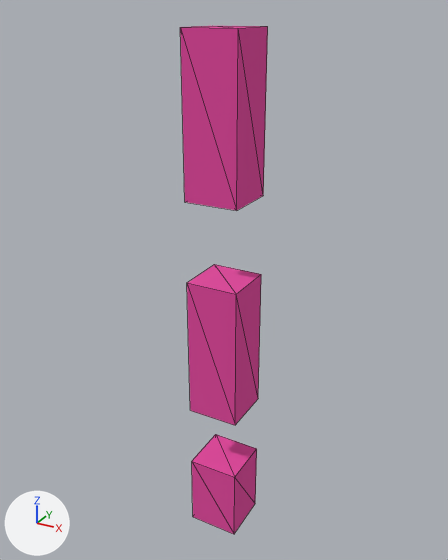
The OBJ model Kakuto/Assets/Sprites/Background/City/SideBuildings1/SideBuildings1-1.obj, before and after one commit.
The view is the same before and after, from a camera (50 mm lens) standing at (2.0, -3.65, 2.06) and looking at (-0.05, 0.07, 0.2). The axes (+X, +Y, +Z) are drawn at lower left. The lights are the same throughout. Mesh edges are drawn as thin lines. Where no turn or scale is listed for an object, it has been applied to the vertices. Vertices at the same position are counted once.

Names of what the first picture shows: 'Untitled'.
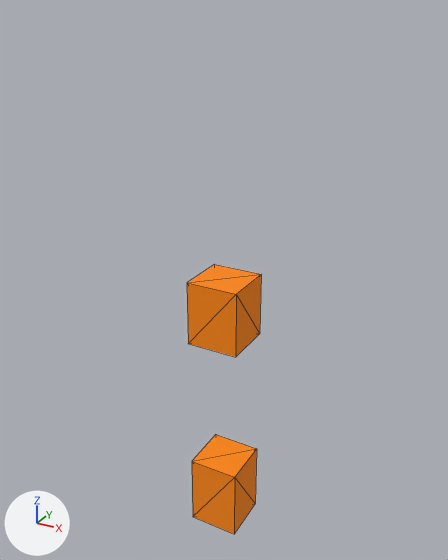
The newer file is also turned or shifted as a whole; pictures and numbers use the older file's frame.

Pixel boxes [x1, y1, x2, y2] of what changed, in the pictures (448 x 560 px; the box of a moved part takes in the faces that stretch with it):
'Untitled', reshaped (16% narrower, 47% shorter)
    before: [180, 26, 268, 534]
    after: [187, 264, 261, 534]
part 1 of me_untitled, deleted (pink)
    before: [180, 26, 268, 210]
part 2 of me_untitled, moved or reshaped
    both: [192, 434, 256, 534]
part 3 of me_untitled, moved or reshaped
    before: [187, 264, 261, 425]
    after: [187, 264, 261, 357]

What the commit changed:
me_untitled is used by ob_untitled; location (0.0, 0.0, 0.0).
me_untitled had 24 vertices, 36 faces and spanned x -0.2..0.2, y -0.2..0.2, z -1.95..1.95.
me_untitled now has 16 vertices, 24 faces and spans x -0.2..0.2, y -0.2..0.2, z -1.95..0.25.
me_untitled part 1: the loose piece of 8 vertices spanning x -0.2..0.2, y -0.2..0.2, z 0.85..1.95 is deleted.
Part 2, on me_untitled:
8 faces are deleted.
8 new faces join them.
Part 3, on me_untitled:
3 vertices are removed from x -0.2..0.2, y -0.2..0.2, z -0.85.
11 faces are deleted.
1 vertex moves from x 0.2, y -0.2, z -0.85 to x -0.2, y -0.2, z -0.25.
3 vertices are added at (-0.2, 0.2, -0.25), (0.2, 0.2, -0.25), (0.2, -0.2, -0.25).
11 new faces join them.
